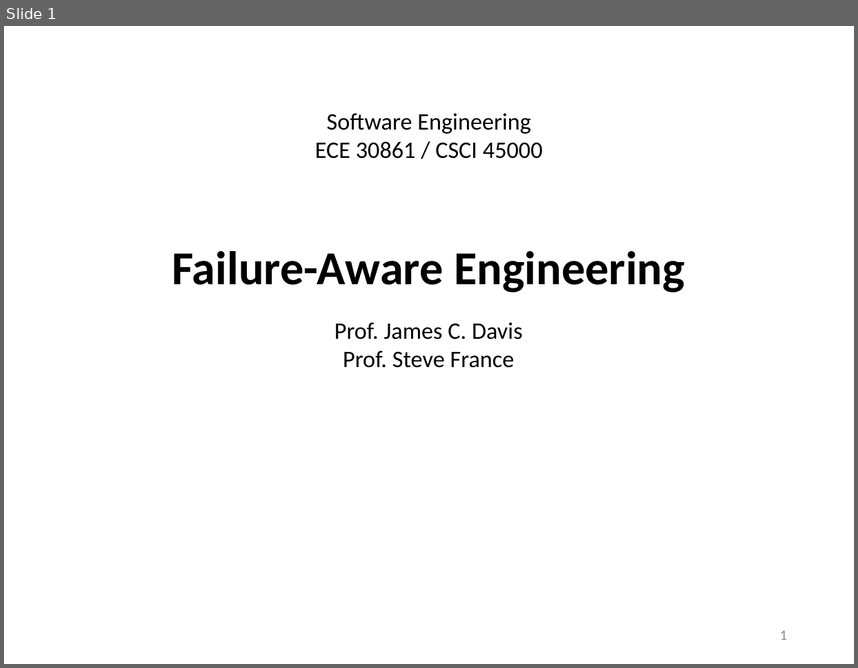
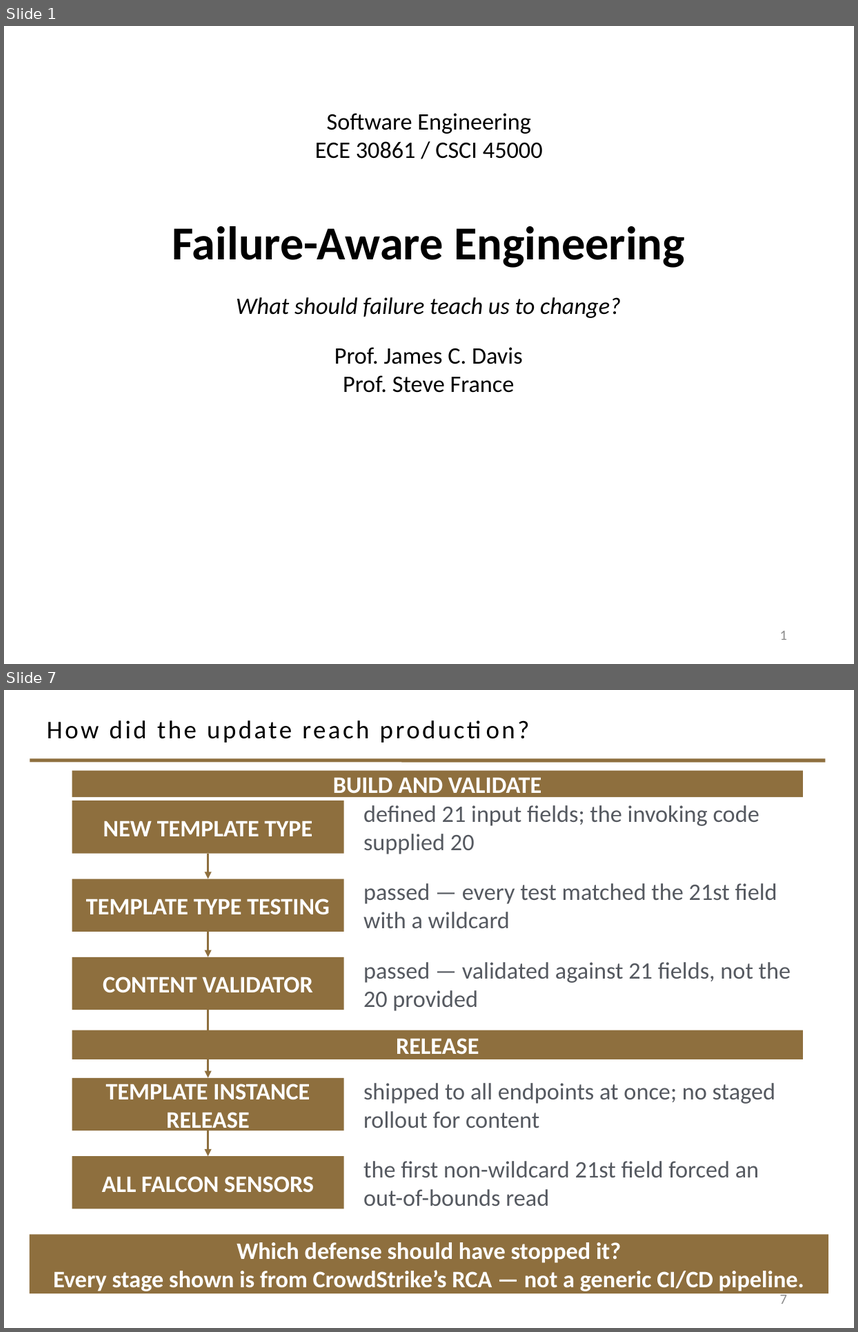
Before and after one commit to davisjam/model-based-agentic-software-engineering, a slide deck: course/lectures/act-2-delegation-and-control/04-failure-aware-engineering/2-4-Failure-Aware-Engineering.pptx. Shown one above the other, each under a label of ours: slide 1 before the commit, slides 1 and 7 after it; the slides between them are not shown. The pictures are 858x668 and 858x1332 pixels, drawn with LibreOffice and Linux fonts; fonts in the diff are those of the drawing; background and template pictures are left out. Boxes give left, top, right and bottom in pixels: in the first picture for what was removed or moved away, otherwise in the second. Text is boxed around its words. In the diff, an @@ line names an element or a change of style, - is before the commit and + after.

```diff
--- a/course/lectures/act-2-delegation-and-control/04-failure-aware-engineering/2-4-Failure-Aware-Engineering.pptx
+++ b/course/lectures/act-2-delegation-and-control/04-failure-aware-engineering/2-4-Failure-Aware-Engineering.pptx
@@ slide 7 added at (4, 690, 854, 1328), background #FFFFFF @@
@@ title added at (47, 720, 369, 742), 21.6 pt, text #000000 @@
+How did the update reach production?
@@ line added from (30, 760) to (825, 760), #8E6F3E 3 pt @@
@@ rectangle added at (72, 771, 803, 797), fill #8E6F3E, 20 pt, text #FFFFFF, bold @@
+BUILD AND VALIDATE
@@ rectangle added at (72, 800, 344, 854), fill #8E6F3E, 20 pt, text #FFFFFF, bold @@
+NEW TEMPLATE TYPE
@@ text added at (363, 805, 760, 854), 20 pt, text #555960 @@
+defined 21 input fields; the invoking code supplied 20
@@ arrow added from (208, 854) to (208, 879), #8E6F3E 1.5 pt @@
@@ rectangle added at (72, 879, 344, 931), fill #8E6F3E, 20 pt, text #FFFFFF, bold @@
+TEMPLATE TYPE TESTING
@@ text added at (363, 883, 777, 928), 20 pt, text #555960 @@
+passed — every test matched the 21st field with a wildcard
@@ arrow added from (208, 931) to (208, 957), #8E6F3E 1.5 pt @@
@@ rectangle added at (72, 957, 344, 1009), fill #8E6F3E, 20 pt, text #FFFFFF, bold @@
+CONTENT VALIDATOR
@@ text added at (363, 962, 791, 1011), 20 pt, text #555960 @@
+passed — validated against 21 fields, not the 20 provided
@@ arrow added from (208, 1009) to (208, 1078), #8E6F3E 1.5 pt @@
@@ rectangle added at (72, 1030, 803, 1059), fill #8E6F3E, 20 pt, text #FFFFFF, bold @@
+RELEASE
@@ rectangle added at (72, 1078, 344, 1130), fill #8E6F3E, 20 pt, text #FFFFFF, bold @@
+TEMPLATE INSTANCE RELEASE
@@ text added at (363, 1083, 775, 1127), 20 pt, text #555960 @@
+shipped to all endpoints at once; no staged rollout for content
@@ arrow added from (208, 1130) to (208, 1156), #8E6F3E 1.5 pt @@
@@ rectangle added at (72, 1156, 344, 1209), fill #8E6F3E, 20 pt, text #FFFFFF, bold @@
+ALL FALCON SENSORS
@@ text added at (363, 1161, 759, 1205), 20 pt, text #555960 @@
+the first non-wildcard 21st field forced an out-of-bounds read
@@ rectangle added at (30, 1234, 829, 1292), fill #8E6F3E, 20 pt, text #FFFFFF, bold @@
+Which defense should have stopped it?
+Every stage shown is from CrowdStrike’s RCA — not a generic CI/CD pipeline.
@@ page number added at (780, 1292, 787, 1303), 12 pt, text #8C8C8C @@
+7
@@ slide 1 changed as well @@
@@ text at (236, 297, 621, 318): paragraph added @@
+What should failure teach us to change?
```
Also in this commit, not shown: 3 other slides changed, 23 other slides added, 30 slides removed, 12 other files.
